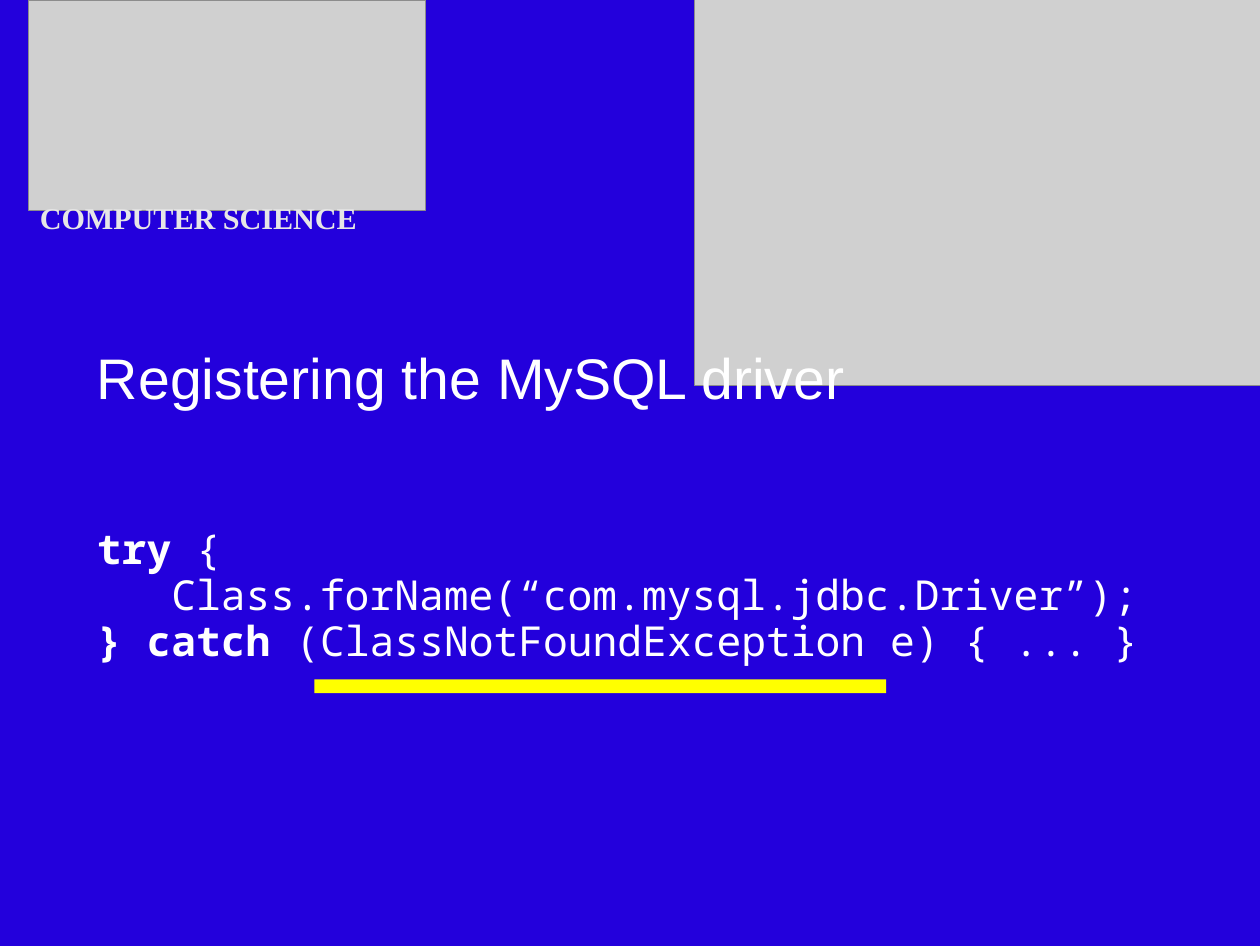
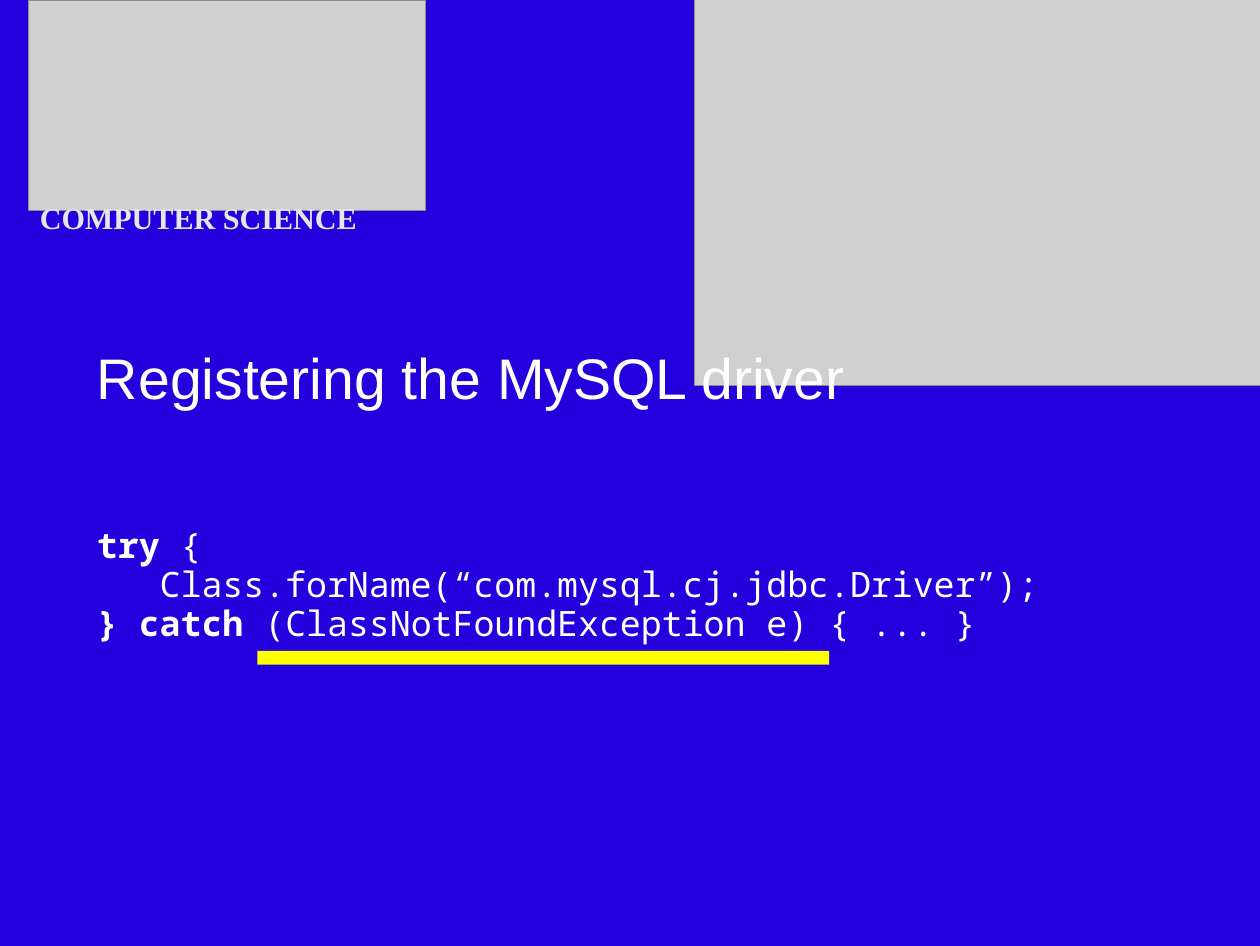
Before and after one commit to BOwsnicki/Distrib, a slide deck: slide 10 of slides/JDBC.odp. Drawn at 1260x946 pixels with LibreOffice and Linux fonts; fonts in the diff are those of the drawing; grey boxes stand for pictures. Boxes give left, top, right and bottom in pixels: in the first picture for what was removed or moved away, otherwise in the second. Text is boxed around its words. In the diff, an @@ line names an element or a change of style, - is before the commit and + after.

```diff
--- a/slides/JDBC.odp
+++ b/slides/JDBC.odp
@@ text at [97,534,1039,606]: text changed; size 26 to 22 pt @@
-try {
-Class.forName(“com.mysql.jdbc.Driver”);
+try {
+Class.forName(“com.mysql.cj.jdbc.Driver”);
@@ text at [139,603,808,645]: size 26 to 22 pt in "} catch (ClassNotFoundException e) { ... }" @@
@@ line moved from (314, 686) - (886, 686) to (257, 657) - (829, 657) @@
```
Also in this commit, not shown: 11 other files.
